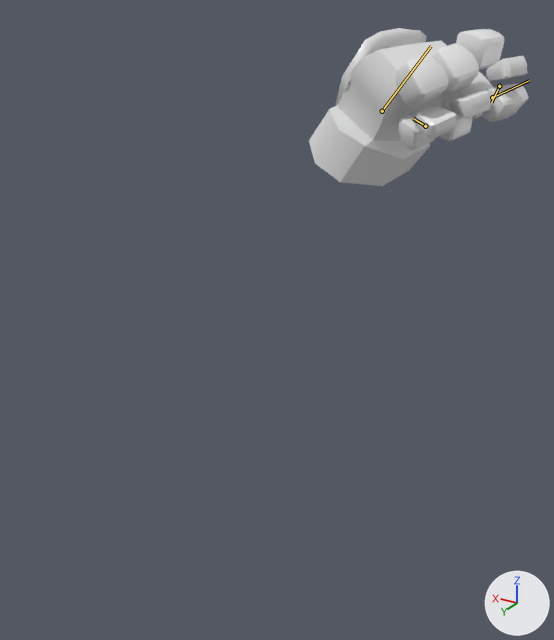
One commit to the FBX model PFATAL/Assets/_Graph/Meshes/Chara/SMSH_RIG_Hand_Character.fbx: the scene before it, then after it.
One viewpoint serves both versions: a 50 mm lens placed at (-0.909, 0.937, 0.632), pointed at (-0.462, 0.193, 0.26). Arrows for +X, +Y and +Z are at lower right; the lights stay in place. The first picture is the older version. Both versions are drawn at frame 22 of the action 'Rig_Hand|sword_attack'; the numbers are the values there. The bones that change are drawn over the model as lines.

In view in the first picture: 'msh_hand_character'.
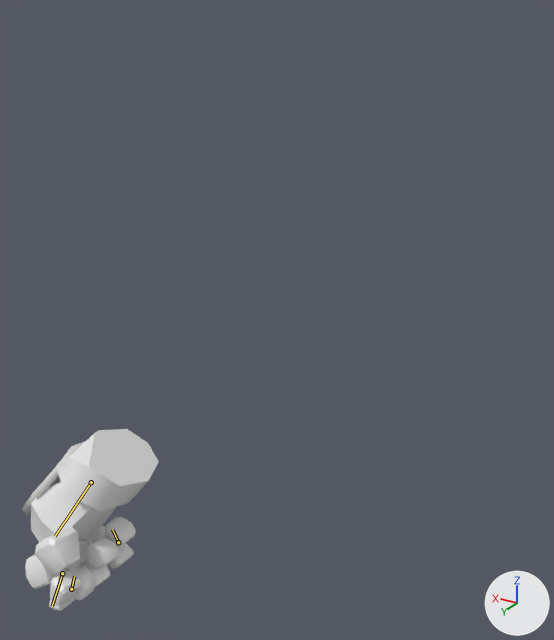
Location of each change, (x1, y1, x2, y2) in pixels of the pictures (554 x 640 px):
```json
{"object": "msh_hand_character", "change": "posed", "before": [309, 28, 529, 186], "after": [22, 429, 159, 611], "on screen": "38% narrower, 15% taller"}
{"bone": "Hand", "before": "(382, 111) to (431, 46)", "after": "(91, 482) to (55, 536)"}
{"bone": "Thumb_02", "before": "(492, 97) to (529, 80)", "after": "(62, 573) to (52, 606)"}
{"bone": "Finger01.03", "before": "(499, 86) to (491, 102)", "after": "(71, 589) to (74, 576)"}
{"bone": "Finger03.03", "before": "(425, 126) to (413, 118)", "after": "(118, 542) to (112, 529)"}
```

The change, as JSON lines over the scene's bpy script:
```json
{"block": "bone_hand", "where": "bone_hand = bpy.data.objects['Rig_Hand'].pose.bones['Hand']"}
{"op": "set", "path": "bone_hand.location", "old": "(-0.5406, 0.1721, 0.4962)", "new": "(-0.218, 0.3725, 0.0095)"}
{"op": "set", "path": "bone_hand.rotation_quaternion", "old": "(0.705, 0.596, -0.36, 0.133)", "new": "(0.807, -0.54, -0.163, -0.173)", "note": "degrees (88, -42, -19) -> degrees (-66, -27, -7)"}
{"block": "bone_thumb_02", "where": "bone_thumb_02 = bpy.data.objects['Rig_Hand'].pose.bones['Thumb_02']  # child of 'Thumb_01'"}
{"op": "set", "path": "bone_thumb_02.rotation_quaternion", "old": "(0.916, 0.0, 0.0, 0.4)", "new": "(0.89, 0.0, 0.0, 0.455)", "note": "degrees (0, 0, 47) -> degrees (0, 0, 54)"}
{"block": "bone_finger01_03", "where": "bone_finger01_03 = bpy.data.objects['Rig_Hand'].pose.bones['Finger01.03']  # child of 'Finger01.02'"}
{"op": "set", "path": "bone_finger01_03.rotation_quaternion", "old": "(0.882, 0.0, 0.0, 0.472)", "new": "(0.727, 0.0, 0.0, 0.687)", "note": "degrees (0, 0, 56) -> degrees (0, 0, 87)"}
{"block": "bone_finger03_03", "where": "bone_finger03_03 = bpy.data.objects['Rig_Hand'].pose.bones['Finger03.03']  # child of 'Finger03.02'"}
{"op": "set", "path": "bone_finger03_03.rotation_quaternion", "old": "(0.704, 0.0, 0.0, 0.71)", "new": "(0.742, 0.0, 0.0, 0.67)", "note": "degrees (0, 0, 91) -> degrees (0, 0, 84)"}
```
